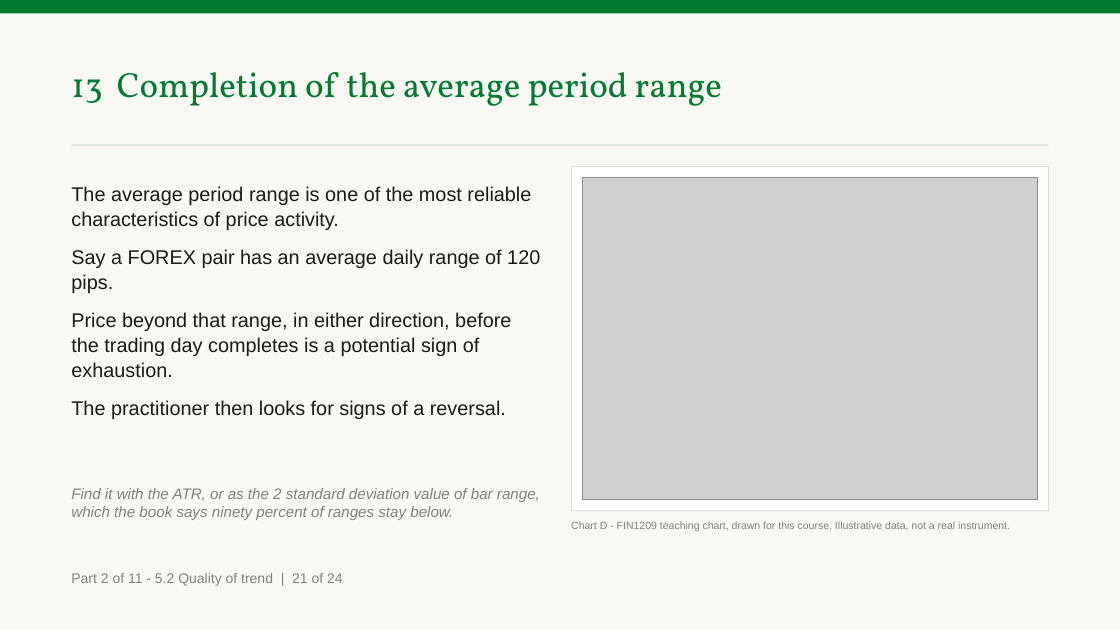
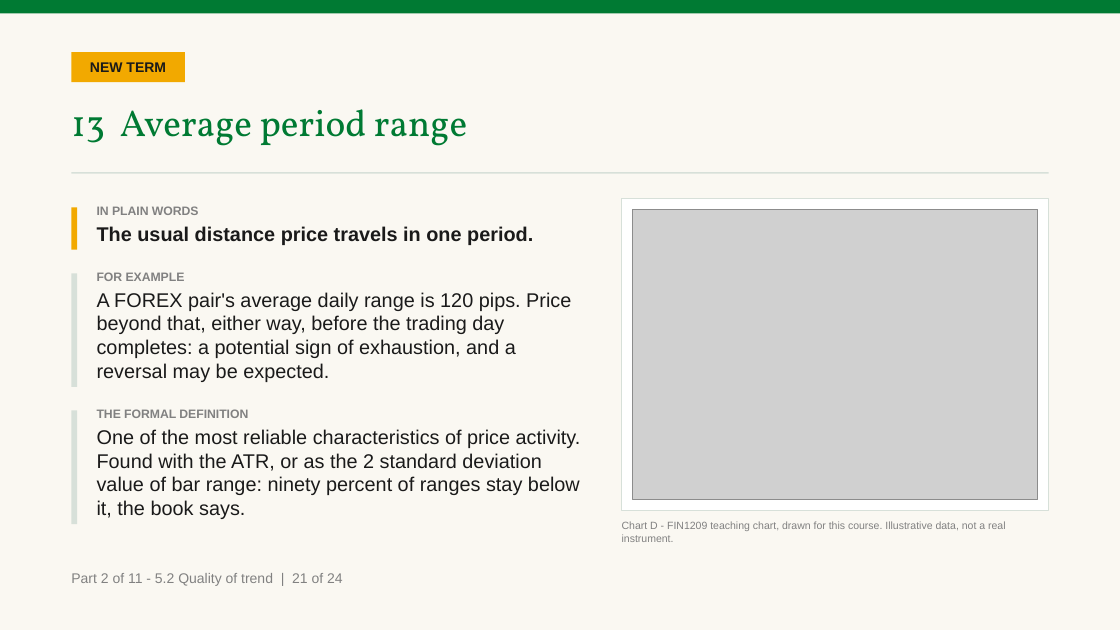
Before and after one commit to benjiesotelo-sudo/Telos_FIN1209, a slide deck: slide 50 of chapter-05/FIN1209-Chapter-05.pptx. Drawn at 1120x630 pixels with LibreOffice and Linux fonts; fonts in the diff are those of the drawing; grey boxes stand for pictures. Boxes give left, top, right and bottom in pixels: in the first picture for what was removed or moved away, otherwise in the second. Text is boxed around its words. In the diff, an @@ line names an element or a change of style, - is before the commit and + after.

```diff
--- a/chapter-05/FIN1209-Chapter-05.pptx
+++ b/chapter-05/FIN1209-Chapter-05.pptx
@@ rectangle added at (71,52,185,82), fill #F2A900, 12 pt, text #1A1A1A, bold @@
+NEW TERM
@@ text at (71,109,467,146): text changed; size 30 to 32 pt @@
-13 Completion of the average period range
+13 Average period range
@@ rectangle: place and size @@
-rectangle at (71,145,1049,146)
+rectangle at (71,172,1049,174)
@@ rectangle added at (71,208,77,250), fill #F2A900 @@
@@ text added at (97,206,533,245), 17 pt, text #1A1A1A, bold @@
+IN PLAIN WORDS
+The usual distance price travels in one period.
@@ rectangle: place and size @@
-rectangle at (571,166,1049,511)
+rectangle at (622,198,1049,511)
@@ picture: place and size @@
-picture at (582,177,1038,500)
+picture at (633,209,1038,500)
@@ rectangle added at (71,273,77,386), fill #D7E0D9 @@
@@ text at (97,272,571,382): text changed @@
-The average period range is one of the most reliable characteristics of price activity.
-Say a FOREX pair has an average daily range of 120 pips.
-Price beyond that range, in either direction, before the trading day completes is a potential sign of exhaustion.
-The practitioner then looks for signs of a reversal.
+FOR EXAMPLE
+A FOREX pair's average daily range is 120 pips. Price beyond that, either way, before the trading day completes: a potential sign of exhaustion, and a reversal may be expected.
@@ rectangle added at (71,411,77,524), fill #D7E0D9 @@
@@ text at (97,409,581,519): text changed; size 13 to 17 pt; text colour #818181 to #1A1A1A; italic off @@
-Find it with the ATR, or as the 2 standard deviation value of bar range, which the book says ninety percent of ranges stay below.
+THE FORMAL DEFINITION
+One of the most reliable characteristics of price activity. Found with the ATR, or as the 2 standard deviation value of bar range: ninety percent of ranges stay below it, the book says.
@@ text "Chart D - FIN1209 teaching ..." rewrapped from (571,521,1010,531) to (622,521,1006,542) @@
```
Also in this commit, not shown: 30 other slides changed, 4 other files.
